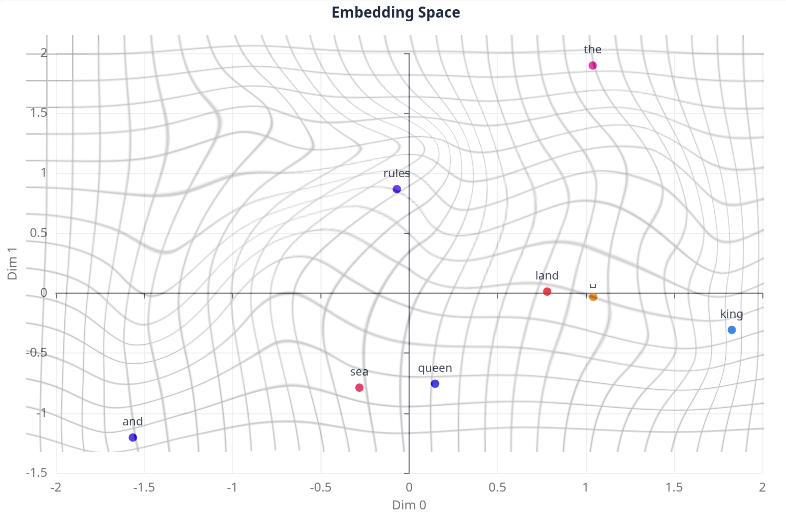
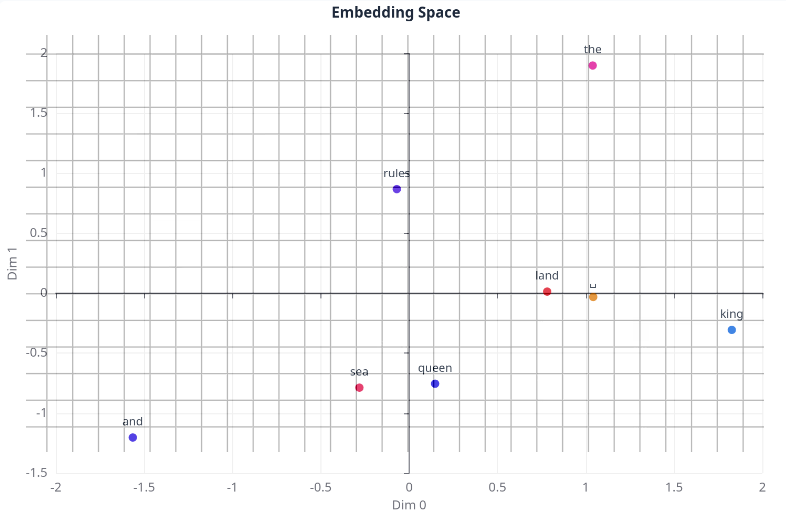
Comparing the layer stacks of the two w=786, h=513 images. Changes:
hid group "Ebenengruppe-Kopie #1" (2 layers) over [26, 35, 764, 452]
hid group "Ebenengruppe-Kopie" (2 layers) over [26, 35, 764, 452]
